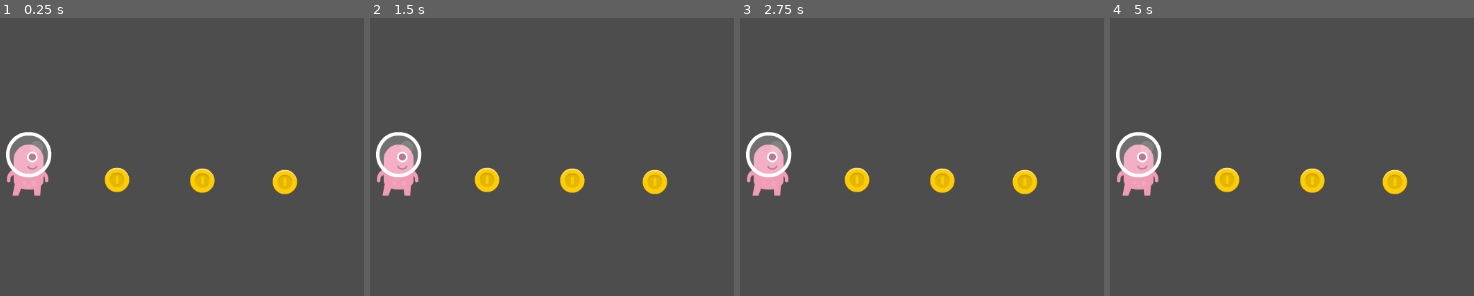
Above: before the commit, frames 1-4 (left to right).
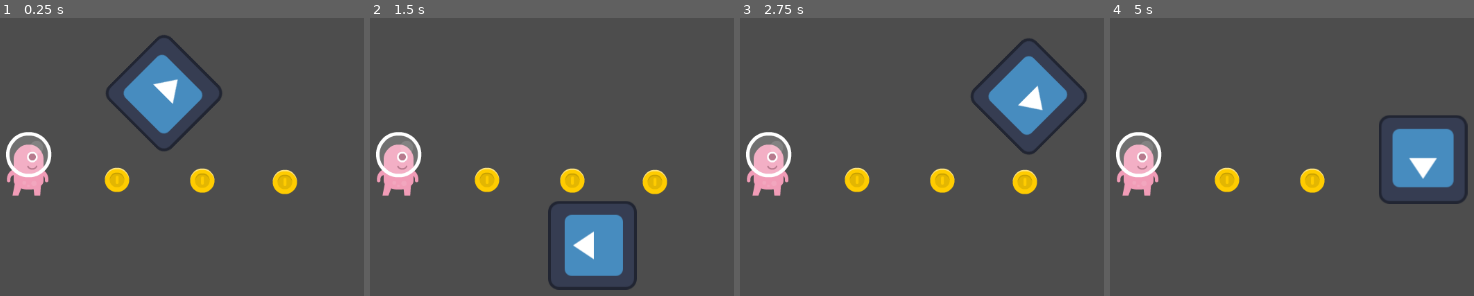
Above: after the commit, the same moments.

Repository: learning-game-development/learning-godot-game-development
Game: Godot game, scene res://Scenes/main.tscn
Same seed, same stepped clock (60 frames per second), same inputs: the game is played once before the commit and once after it. The engine's default icon, where the game draws it, is replaced by a stand-in: a white triangle on a blue panel in a dark square.
Inputs:
- Up to frame 1 (0.25 s): no input
- Up to frame 2 (1.5 s): no input
- Up to frame 3 (2.75 s): no input
- Up to frame 4 (5 s): no input

The runs differ from the first frame. In frame 1, 4.6% of the frame differs, in the area x 29-61%, y 6-48%; in frame 2, 4.6%; in frame 3, 4.6%; in frame 4, 5.0%, in the area x 73-99%, y 34-67%.

Commit message:
feat: Complted online course: Godot 101 – Game Engine Foundation

Diff:
--- a/online-courses/Zenva-Godot-Courses/source/godotintruduction2d/Scenes/main.tscn
+++ b/online-courses/Zenva-Godot-Courses/source/godotintruduction2d/Scenes/main.tscn
@@ -1,8 +1,10 @@
-[gd_scene load_steps=5 format=3 uid="uid://d4fph6dfsdnns"]
+[gd_scene load_steps=7 format=3 uid="uid://d4fph6dfsdnns"]
 
 [ext_resource type="Script" uid="uid://vwqdfem5g83s" path="res://Scripts/intro_to_scripting.gd" id="1_8gbba"]
 [ext_resource type="Texture2D" uid="uid://bqj0eg5knu7wf" path="res://Sprites/Player.png" id="1_jjgbg"]
 [ext_resource type="PackedScene" uid="uid://ba22yfis3qrki" path="res://Prefabs/coin.tscn" id="2_bo1nx"]
+[ext_resource type="Texture2D" uid="uid://nixgnpftrgoi" path="res://icon.svg" id="4_kry3j"]
+[ext_resource type="Script" uid="uid://clol1tqk5p5cv" path="res://Scripts/icon_turning.gd" id="5_21xkr"]
 
 [sub_resource type="RectangleShape2D" id="RectangleShape2D_bo1nx"]
 size = Vector2(66, 92)
@@ -34,3 +36,8 @@
 
 [node name="Camera2D" type="Camera2D" parent="."]
 anchor_mode = 0
+
+[node name="Sprite2D" type="Sprite2D" parent="."]
+position = Vector2(550, 300)
+texture = ExtResource("4_kry3j")
+script = ExtResource("5_21xkr")
--- /dev/null
+++ b/online-courses/Zenva-Godot-Courses/source/godotintruduction2d/Scripts/icon_turning.gd
@@ -0,0 +1,14 @@
+extends Sprite2D
+
+var speed : int = 400
+var angular_speed : float = PI
+
+func _init() -> void:
+	print("Hello, world!")
+
+func _process(delta: float) -> void:
+	rotation += angular_speed * delta
+
+	var velocity = Vector2.UP.rotated(rotation) * speed
+
+	position += velocity * delta
Not shown, added: online-courses/Zenva-Godot-Courses/source/godotintruduction2d/Scripts/icon_turning.gd.uid
Not shown, changed: README.md
Not shown, changed: YouTube-Godot-Courses/README.md
Not shown, changed: online-courses/Zenva-Godot-Courses/README.md
Not shown, added: online-courses/Zenva-Godot-Courses/assets/intro-to-godot/sprites/Coin.png
Not shown, added: online-courses/Zenva-Godot-Courses/assets/intro-to-godot/sprites/Player.png
